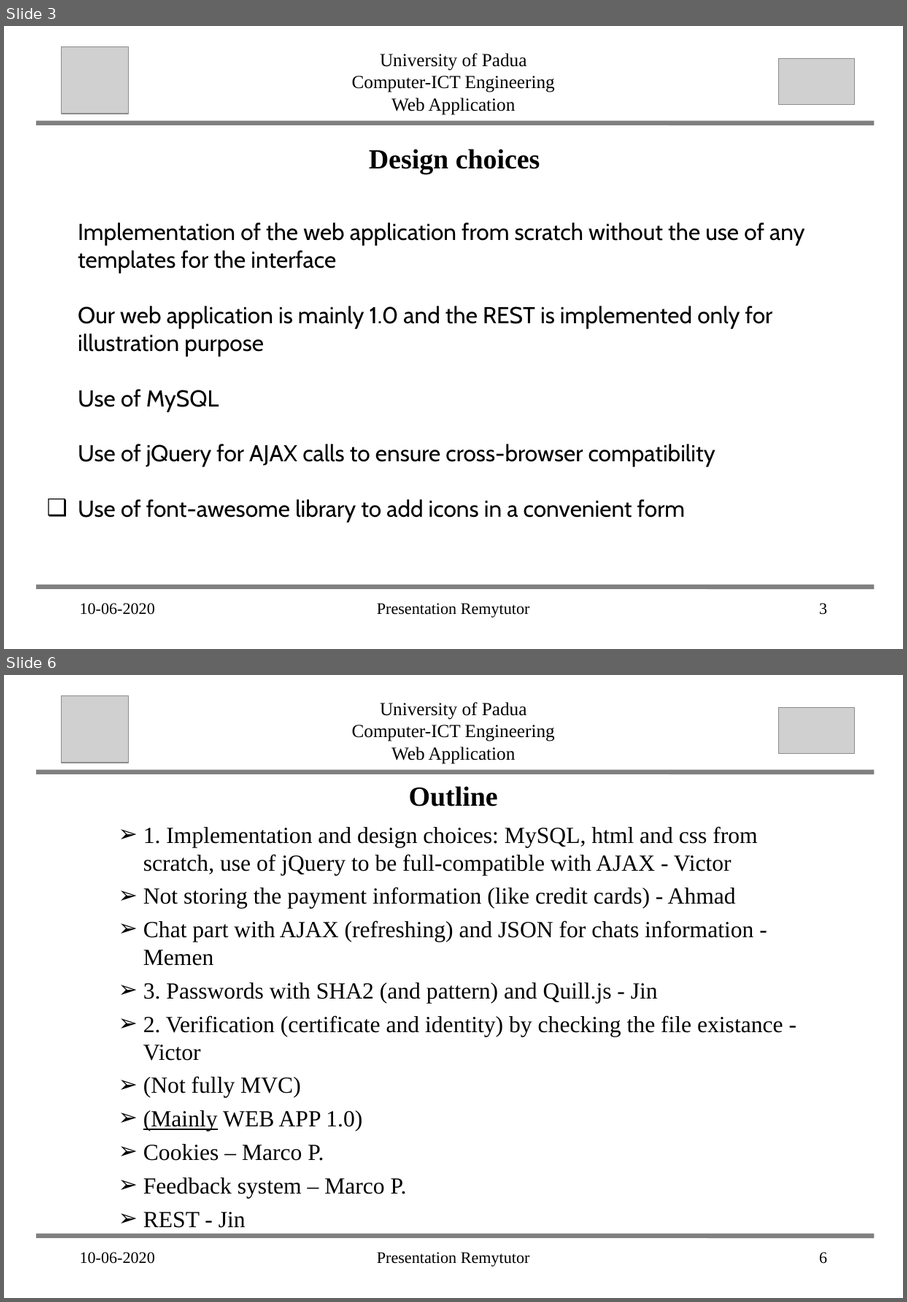
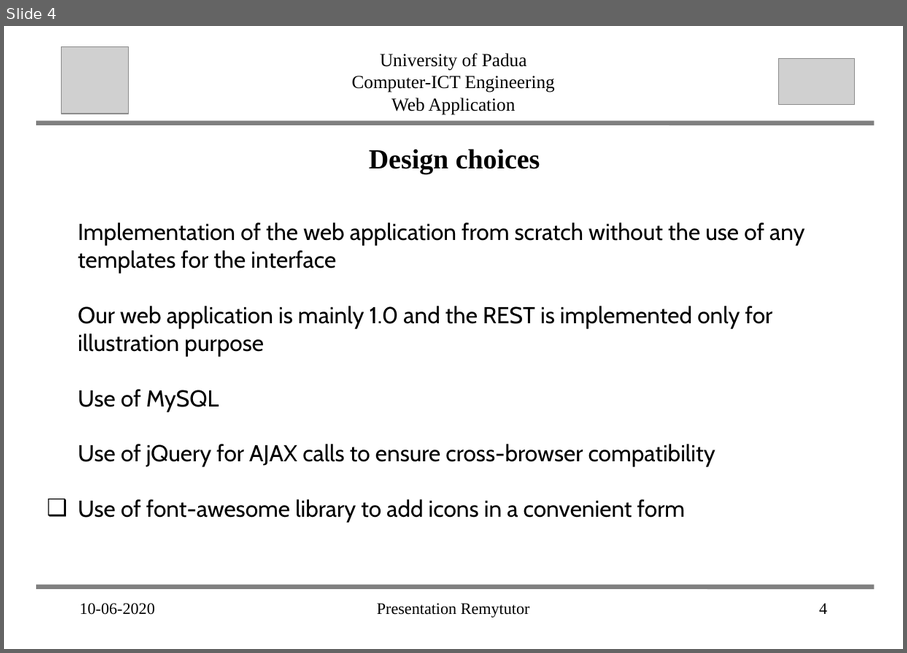
Before and after one commit to abahmadb/Web-Applications, a slide deck: HW2-RemuTutor-2019-2020 - Victor.ppt. Shown one above the other, each under a label of ours: slides 3 and 6 before the commit, slide 4 after it; the slides between them are not shown. The pictures are 907x1302 and 907x653 pixels, drawn with LibreOffice and Linux fonts; fonts in the diff are those of the drawing; grey boxes stand for pictures. Boxes give left, top, right and bottom in pixels: in the first picture for what was removed or moved away, otherwise in the second. Text is boxed around its words. In the diff, an @@ line names an element or a change of style, - is before the commit and + after.

```diff
--- a/HW2-RemuTutor-2019-2020 - Victor.ppt
+++ b/HW2-RemuTutor-2019-2020 - Victor.ppt
@@ slide 6 removed at (4, 675, 903, 1298), background #FFFFFF @@
@@ picture removed at (61, 695, 128, 763) @@
@@ text removed at (352, 702, 555, 764) @@
-University of Padua
-Computer-ICT Engineering
-Web Application
@@ picture removed at (778, 707, 854, 753) @@
@@ line removed from (39, 772) to (872, 772) @@
@@ text removed at (409, 786, 498, 806) @@
-Outline
@@ text removed at (143, 826, 784, 1228) @@
-  ➢ 1. Implementation and design choices: MySQL, html and css from scratch, use of jQuery to be full-compatible with AJAX - Victor
-  ➢ Not storing the payment information (like credit cards) - Ahmad
-  ➢ Chat part with AJAX (refreshing) and JSON for chats information - Memen
-  ➢ 3. Passwords with SHA2 (and pattern) and Quill.js - Jin
-  ➢ 2. Verification (certificate and identity) by checking the file existance - Victor
-  ➢ (Not fully MVC)
-  ➢ (Mainly WEB APP 1.0)
-  ➢ Cookies – Marco P.
-  ➢ Feedback system – Marco P.
-  ➢ REST - Jin
@@ line removed from (39, 1235) to (872, 1235) @@
@@ text removed at (80, 1252, 155, 1263) @@
-10-06-2020
@@ text removed at (377, 1252, 530, 1266) @@
-Presentation Remytutor
@@ page number removed at (819, 1252, 827, 1263) @@
-6
@@ what was slide 3 is now slide 4 @@
@@ page number at (819, 603, 827, 614): text changed @@
-3
+4
```
Also in this commit, not shown: 1 slide changed, 4 other slides removed.
